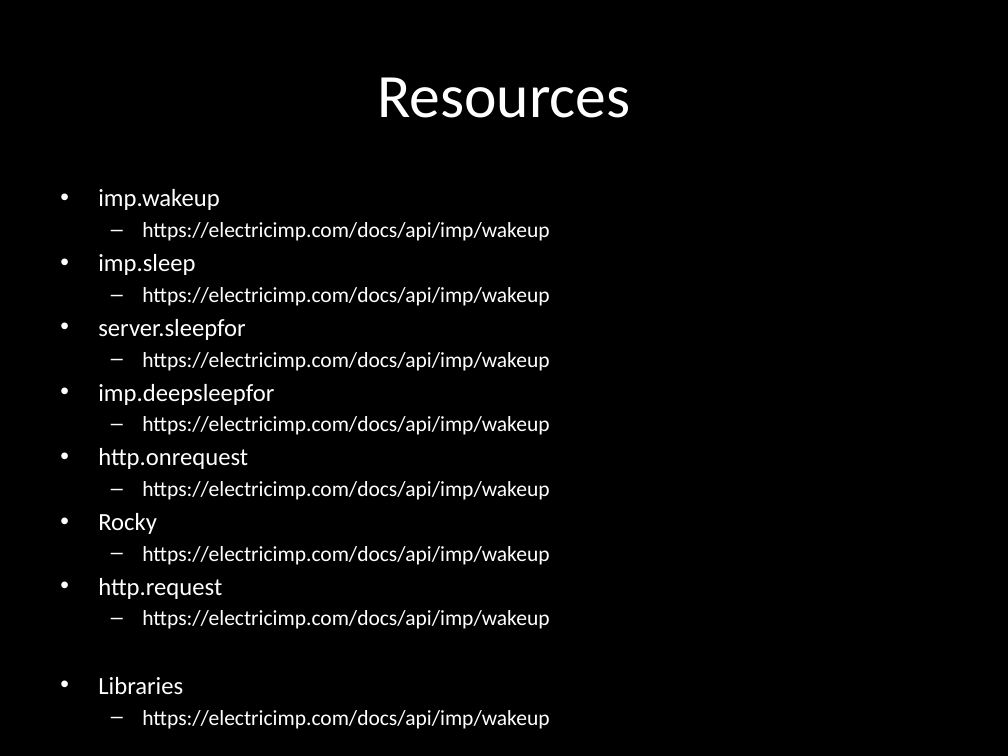
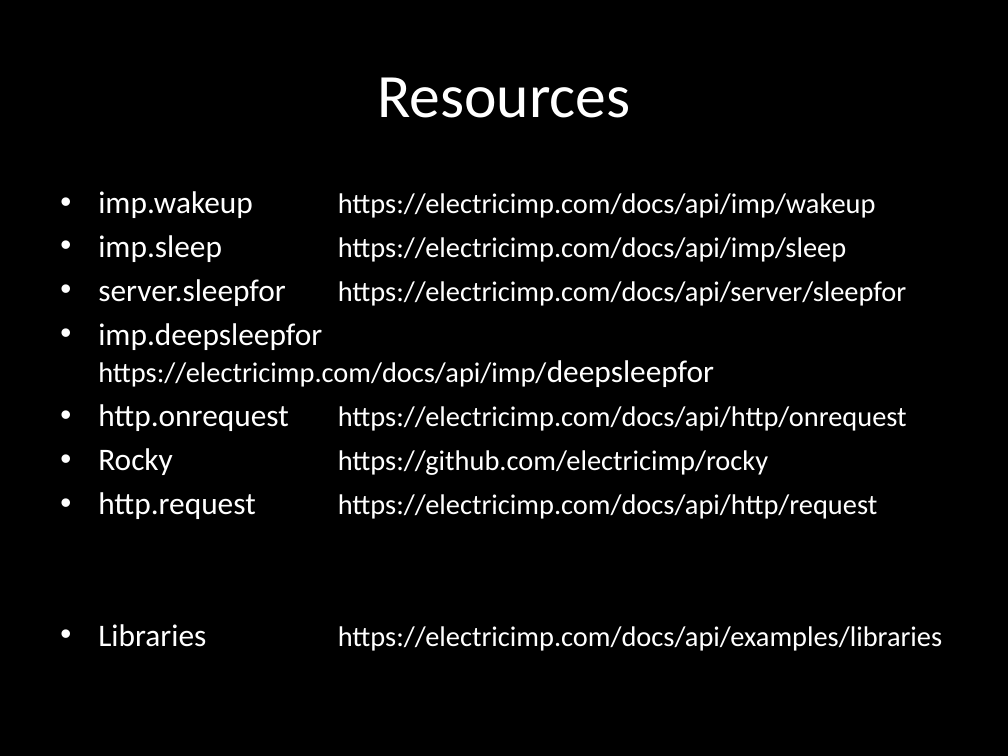
Before and after one commit to cat-haines/imp201, a slide deck: slide 40 of Electric Imp 201.pptx. Drawn at 1008x756 pixels with LibreOffice and Linux fonts; fonts in the diff are those of the drawing. Boxes give left, top, right and bottom in pixels: in the first picture for what was removed or moved away, otherwise in the second. Text is boxed around its words. In the diff, an @@ line names an element or a change of style, - is before the commit and + after.

```diff
--- a/Electric Imp 201.pptx
+++ b/Electric Imp 201.pptx
@@ text at box(98, 191, 942, 651): text changed; size 15.4 to 20.3 pt @@
-• imp.wakeup
-  – https://electricimp.com/docs/api/imp/wakeup
-• imp.sleep
-  – https://electricimp.com/docs/api/imp/wakeup
-• server.sleepfor
-  – https://electricimp.com/docs/api/imp/wakeup
-• imp.deepsleepfor
-  – https://electricimp.com/docs/api/imp/wakeup
-• http.onrequest
-  – https://electricimp.com/docs/api/imp/wakeup
-• Rocky
-  – https://electricimp.com/docs/api/imp/wakeup
-• http.request
-  – https://electricimp.com/docs/api/imp/wakeup
-• Libraries
-  – https://electricimp.com/docs/api/imp/wakeup
+• imp.wakeup https://electricimp.com/docs/api/imp/wakeup
+• imp.sleep https://electricimp.com/docs/api/imp/sleep
+• server.sleepfor https://electricimp.com/docs/api/server/sleepfor
+• imp.deepsleepfor https://electricimp.com/docs/api/imp/deepsleepfor
+• http.onrequest https://electricimp.com/docs/api/http/onrequest
+• Rocky https://github.com/electricimp/rocky
+• http.request https://electricimp.com/docs/api/http/request
+• Libraries https://electricimp.com/docs/api/examples/libraries
```
Also in this commit, not shown: 2 other slides changed, 1 other file.
